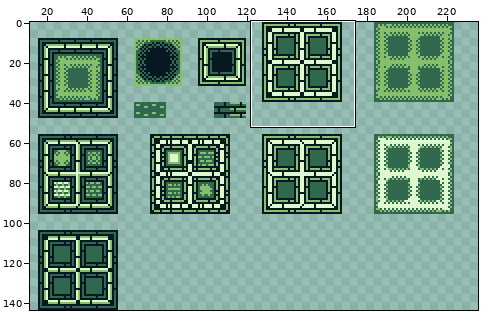
Sprite sheet -- assets/tilesets/TileSet_Maze.png. The picture above shows the old version from afar; the outline marks the close-up.
Close-up. First the earlier version:
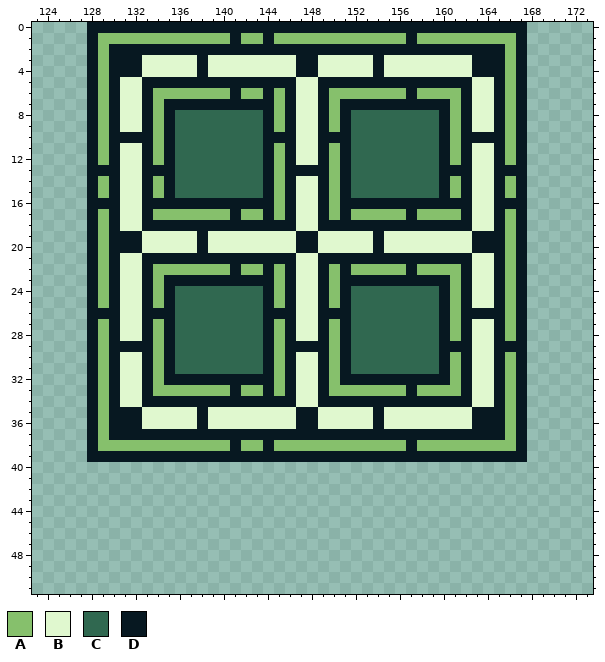
The file is 240x144 pixels. Shown: x 123..173, y 0..51. The wide view leaves out empty margins. The commit also changed other parts of the picture, which this record leaves out.
Palette (. is transparent): A #86c06c  B #e0f8cf  C #306850  D #071821
Pixels before (only the part around the change), first column x 124:
 0 ....DDDDDDDDDDDDDDDDDDDDDDDDDDDDDDDDDDDDDDDD......
 1 ....DAAAAAAAAAAAADAADAAAAAAAAAAAADAAAAAAAAAD......
 2 ....DADDDDDDDDDDDDDDDDDDDDDDDDDDDDDDDDDDDDAD......
 3 ....DADDDBBBBBDBBBBBBBBDDBBBBBDBBBBBBBBDDDAD......
 4 ....DADDDBBBBBDBBBBBBBBDDBBBBBDBBBBBBBBDDDAD......
 5 ....DADBBDDDDDDDDDDDDDDBBDDDDDDDDDDDDDDBBDAD......
 6 ....DADBBDAAAAAAADAADADBBDAAAAAAADAAAADBBDAD......
 7 ....DADBBDADDDDDDDDDDADBBDADDDDDDDDDDADBBDAD......
 8 ....DADBBDADCCCCCCCCDADBBDADCCCCCCCCDADBBDAD......
 9 ....DADBBDADCCCCCCCCDADBBDADCCCCCCCCDADBBDAD......
10 ....DADDDDADCCCCCCCCDDDBBDDDCCCCCCCCDADDDDAD......
11 ....DADBBDADCCCCCCCCDADBBDADCCCCCCCCDADBBDAD......
12 ....DADBBDADCCCCCCCCDADBBDADCCCCCCCCDADBBDAD......
13 ....DDDBBDDDCCCCCCCCDADDDDADCCCCCCCCDDDBBDDD......
14 ....DADBBDADCCCCCCCCDADBBDADCCCCCCCCDADBBDAD......
15 ....DADBBDADCCCCCCCCDADBBDADCCCCCCCCDADBBDAD......
16 ....DDDBBDDDDDDDDDDDDADBBDADDDDDDDDDDDDBBDDD......
17 ....DADBBDAAAAAAADAADADBBDADAAAAADAAAADBBDAD......
18 ....DADBBDDDDDDDDDDDDDDBBDDDDDDDDDDDDDDBBDAD......
19 ....DADDDBBBBBDBBBBBBBBDDBBBBBDBBBBBBBBDDDAD......
20 ....DADDDBBBBBDBBBBBBBBDDBBBBBDBBBBBBBBDDDAD......
21 ....DADBBDDDDDDDDDDDDDDBBDDDDDDDDDDDDDDBBDAD......
22 ....DADBBDAAAAAAADAADADBBDADAAAAADAAAADBBDAD......
23 ....DADBBDADDDDDDDDDDADBBDADDDDDDDDDDADBBDAD......
24 ....DADBBDADCCCCCCCCDADBBDADCCCCCCCCDADBBDAD......
25 ....DADBBDADCCCCCCCCDADBBDADCCCCCCCCDADBBDAD......
26 ....DDDBBDDDCCCCCCCCDDDBBDDDCCCCCCCCDADDDDAD......
27 ....DADBBDADCCCCCCCCDADBBDADCCCCCCCCDADBBDAD......
28 ....DADBBDADCCCCCCCCDADBBDADCCCCCCCCDADBBDAD......
29 ....DADDDDADCCCCCCCCDADDDDADCCCCCCCCDDDBBDDD......
30 ....DADBBDADCCCCCCCCDADBBDADCCCCCCCCDADBBDAD......
31 ....DADBBDADCCCCCCCCDADBBDADCCCCCCCCDADBBDAD......
32 ....DADBBDADDDDDDDDDDADBBDADDDDDDDDDDADBBDAD......
33 ....DADBBDAAAAAAADAADADBBDAAAAAAADAAAADBBDAD......
34 ....DADBBDDDDDDDDDDDDDDBBDDDDDDDDDDDDDDBBDAD......
35 ....DADDDBBBBBDBBBBBBBBDDBBBBBDBBBBBBBBDDDAD......
36 ....DADDDBBBBBDBBBBBBBBDDBBBBBDBBBBBBBBDDDAD......
37 ....DADDDDDDDDDDDDDDDDDDDDDDDDDDDDDDDDDDDDAD......
38 ....DAAAAAAAAAAAADAADAAAAAAAAAAAADAAAAAAAAAD......
39 ....DDDDDDDDDDDDDDDDDDDDDDDDDDDDDDDDDDDDDDDD......
40 ..................................................
41 ..................................................
42 ..................................................
43 ..................................................
44 ..................................................
45 ..................................................
46 ..................................................
47 ..................................................
48 ..................................................
49 ..................................................
50 ..................................................
51 ..................................................
After the commit:
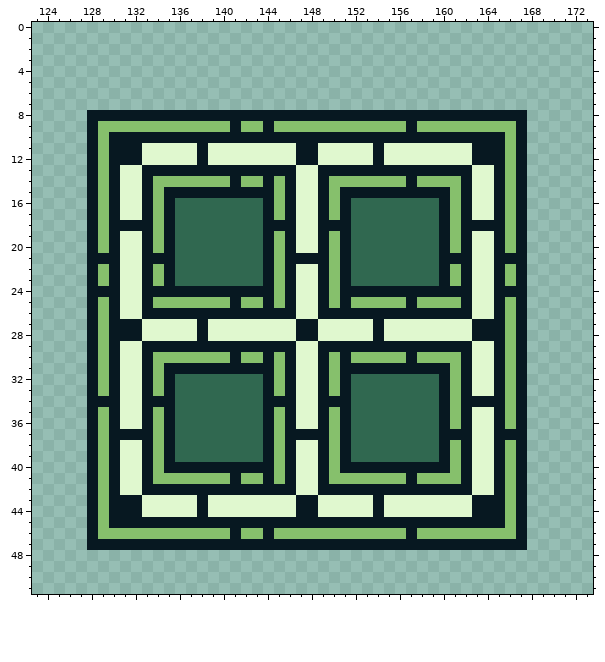
Difference:
Changed rows in their new state; - is an unchanged pixel.
first column x 128:
 0 ........................................
 1 ........................................
 2 ........................................
 3 ........................................
 4 ........................................
 5 ........................................
 6 ........................................
 7 ........................................
 8 -D-DD-D-DDDDDDDD-D-DD-D-DDDDDDDD-D-DD-D-
 9 --AAAA-AAAAAADAA--AAAA-AAAAAADAAA-AAAA--
10 ------D-DDDDDDDD---DD---DDDDDDDD-D------
11 ---DDBBBBBDBBBBBBBBDDBBBBBDBBBBBBBBDD---
12 ---DDBBBBBDBBBBBBBBDDBBBBBDBBBBBBBBDD---
13 -A------DDDDDDDD-D-BB-D-DDDDDDDD------A-
14 -------AAAAAADAA-------AAAAAADAAA-------
15 --------DDDDDDDD--------DDDDDDDD--------
16 -A----A-CCCCCCCC--------CCCCCCCC-A----A-
17 -------DCCCCCCCC--------CCCCCCCCD-------
18 ---DD-A-CCCCCCCC--------CCCCCCCC-A-DD---
19 ---BBDADCCCCCCCCDADBBDADCCCCCCCCDADBB---
20 ---BBDADCCCCCCCCDADBBDADCCCCCCCCDADBB---
21 -D------CCCCCCCC-A-DD-A-CCCCCCCC------D-
22 -------DCCCCCCCC--------CCCCCCCCD-------
23 --------CCCCCCCC--------CCCCCCCC--------
24 -D----D-DDDDDDDD--------DDDDDDDD-D----D-
25 -------AAAAAADAA--------AAAAADAAA-------
26 -A------DDDDDDDD--------DDDDDDDD-D-BB---
27 ---DDBBBBBDBBBBBBBBDDBBBBBDBBBBBBBBDD---
28 ---DDBBBBBDBBBBBBBBDDBBBBBDBBBBBBBBDD---
29 ---BB-D-DDDDDDDD-D-BB-D-DDDDDDDD------A-
30 -------AAAAAADAA--------AAAAADAAA-------
31 --------DDDDDDDD--------DDDDDDDD--------
32 --------CCCCCCCC--------CCCCCCCC--------
33 -------DCCCCCCCC-------DCCCCCCCCD-------
34 -D------CCCCCCCC--------CCCCCCCC-A-DD---
35 ---BBDADCCCCCCCCDADBBDADCCCCCCCCDADBB---
36 ---BBDADCCCCCCCCDADBBDADCCCCCCCCDADBB---
37 ------A-CCCCCCCC-A----A-CCCCCCCC---BB-D-
38 --DBBD-DCCCCCCCC--DBBD-DCCCCCCCCD-DBBD--
39 -A-BB-A-CCCCCCCC-A-BB-A-CCCCCCCC-A-BB-A-
40 DADBBDADDDDDDDDDDADBBDADDDDDDDDDDADBBDAD
41 DADBBDAAAAAAADAADADBBDAAAAAAADAAAADBBDAD
42 DADBBDDDDDDDDDDDDDDBBDDDDDDDDDDDDDDBBDAD
43 DADDDBBBBBDBBBBBBBBDDBBBBBDBBBBBBBBDDDAD
44 DADDDBBBBBDBBBBBBBBDDBBBBBDBBBBBBBBDDDAD
45 DADDDDDDDDDDDDDDDDDDDDDDDDDDDDDDDDDDDDAD
46 DAAAAAAAAAAAADAADAAAAAAAAAAAADAAAAAAAAAD
47 DDDDDDDDDDDDDDDDDDDDDDDDDDDDDDDDDDDDDDDD
Where, in picture pixels (left, top, right, bottom), the same in both close-ups:
changed: (87, 22, 527, 550)
